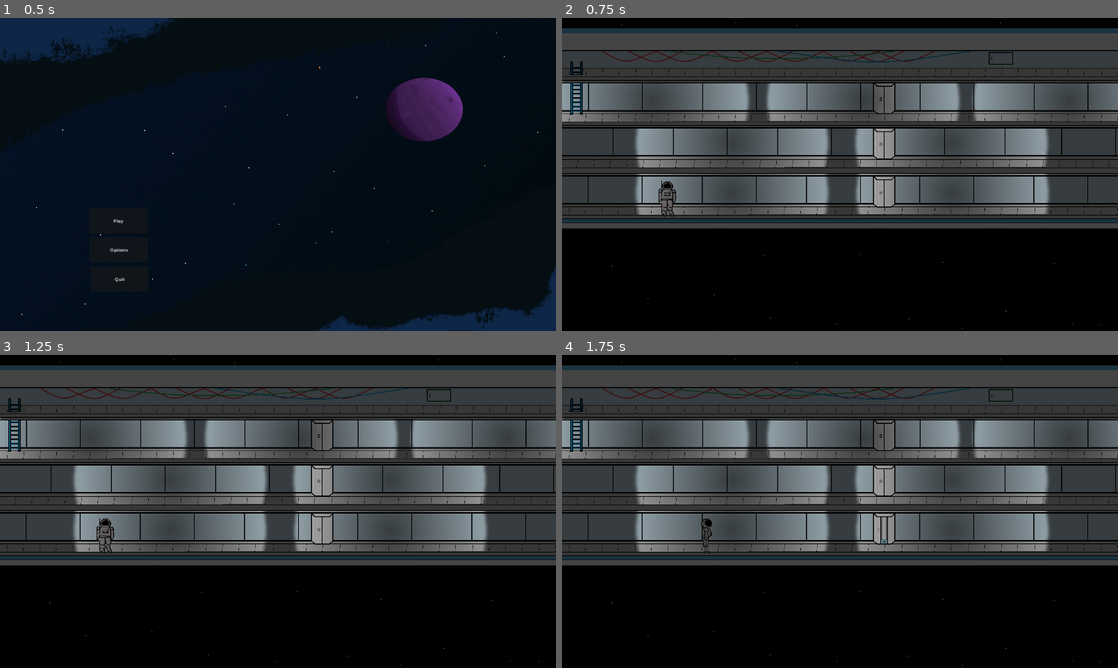
Above: before the commit, frames 1-4 (two rows, left to right).
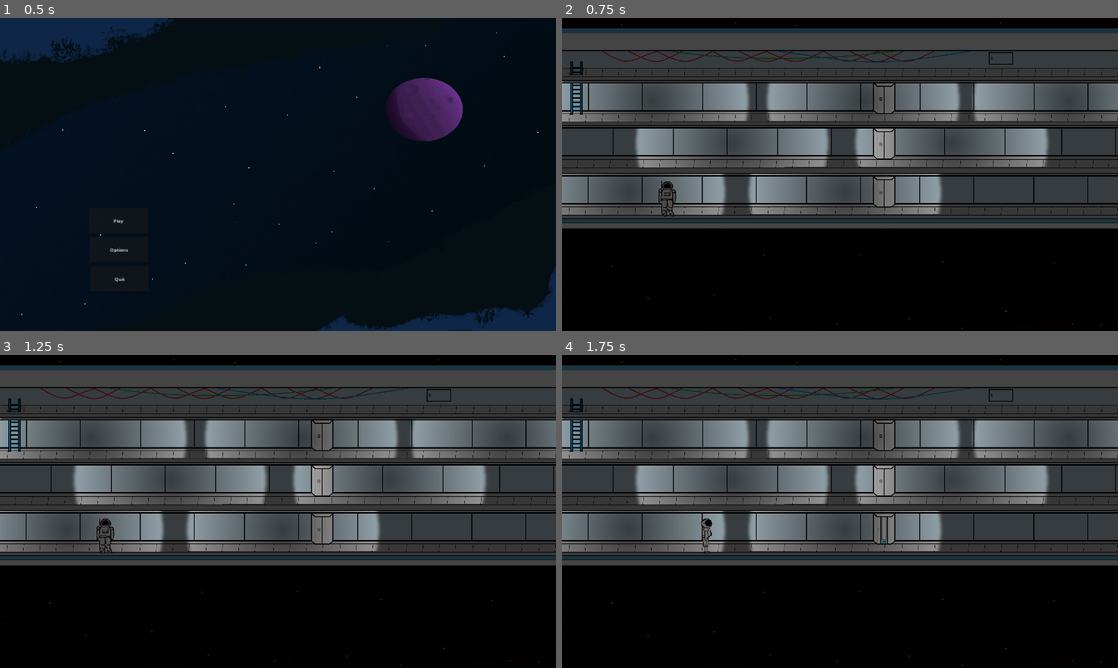
Above: after the commit, the same moments.

Repository: GrIdL0cKz/Space-Game
Game: Godot game, scene res://scenes/main.tscn
The game is run twice, just before and just after one commit, with the same random seed, the same clock (stepped at 60 frames per second) and the same inputs.
Inputs (mouse positions are in pixels of both pictures, inside the frame that each line leads up to):
- Up to frame 1 (0.5 s): no input
- Up to frame 2 (0.75 s): click "Play" at 0.5 s
- Up to frame 3 (1.25 s): no input
- Up to frame 4 (1.75 s): tap Enter (ui_accept) at 1.25, 1.52 s; move the mouse to (884, 530) at 1.27 s; hold Right (ui_right) from 1.28 s (still down); click (884, 530) at 1.42 s

Frame 1 is identical in both runs. In frame 2, 6.2% of the frame differs, in the area x 0-88%, y 49-63%; in frame 3, 6.2%; in frame 4, 6.2%.

Commit message:
Update craft_world.tscn

Diff:
--- a/scenes/craft_world.tscn
+++ b/scenes/craft_world.tscn
@@ -95,7 +95,11 @@
 occluder = SubResource("OccluderPolygon2D_trxjs")
 
 [node name="Lamp" parent="Lights" instance=ExtResource("5_a1428")]
-position = Vector2(586, 604)
+position = Vector2(976, 604)
+can_flicker = true
+
+[node name="Lamp2" parent="Lights" instance=ExtResource("5_a1428")]
+position = Vector2(230, 604)
 can_flicker = true
 
 [node name="Lamp3" parent="Lights" instance=ExtResource("5_a1428")]
@@ -114,6 +118,3 @@
 
 [node name="Lamp7" parent="Lights" instance=ExtResource("5_a1428")]
 position = Vector2(311, 287)
-
-[node name="Lamp2" parent="Lights" instance=ExtResource("5_a1428")]
-position = Vector2(1347, 607)
